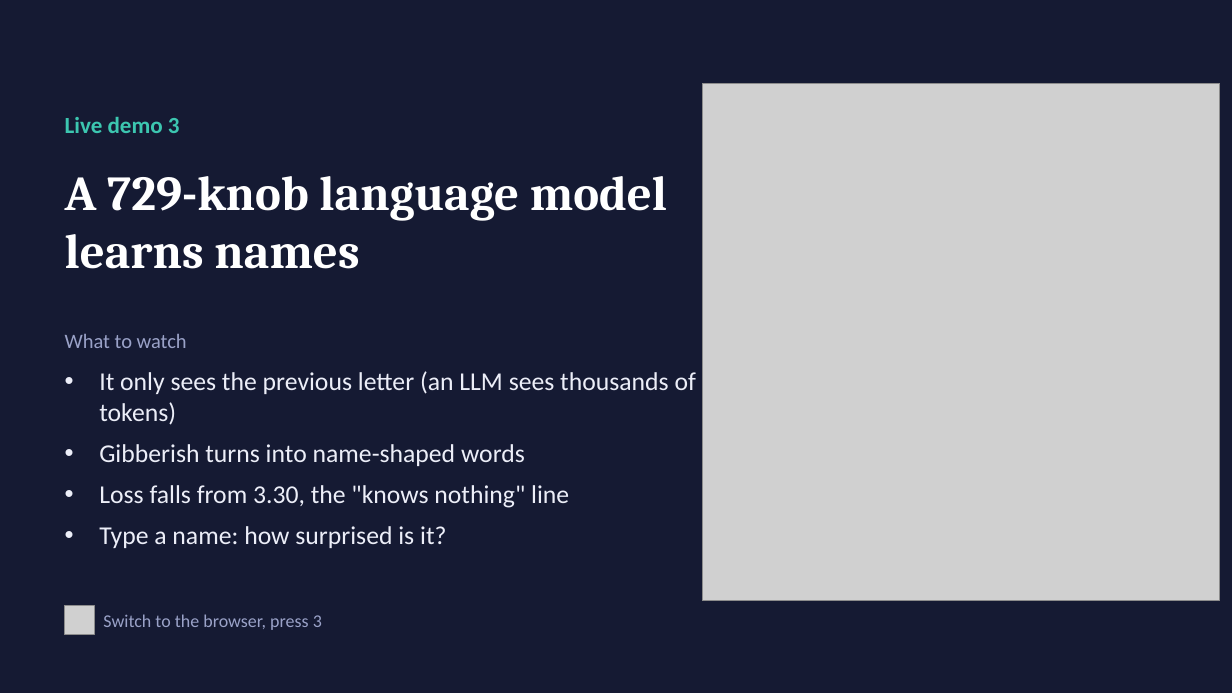
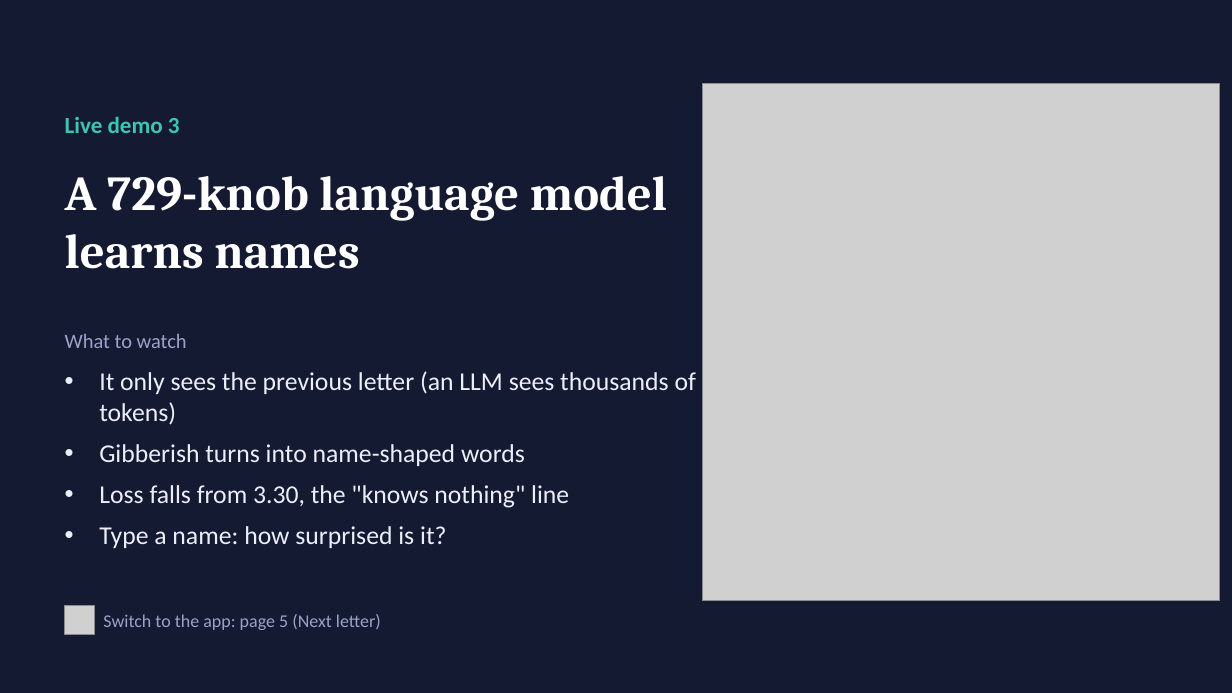
Before and after one commit to abhishek-marathe04/learning, a slide deck: slide 18 of ai_engineering/projects/neural-net/How-a-Neural-Network-Learns.pptx. Drawn at 1232x693 pixels with LibreOffice and Linux fonts; fonts in the diff are those of the drawing; grey boxes stand for pictures. Boxes give left, top, right and bottom in pixels: in the first picture for what was removed or moved away, otherwise in the second. Text is boxed around its words. In the diff, an @@ line names an element or a change of style, - is before the commit and + after.

```diff
--- a/ai_engineering/projects/neural-net/How-a-Neural-Network-Learns.pptx
+++ b/ai_engineering/projects/neural-net/How-a-Neural-Network-Learns.pptx
@@ text at <box>103,614,381,630</box>: text changed @@
-Switch to the browser, press 3
+Switch to the app: page 5 (Next letter)
```
Also in this commit, not shown: 3 other slides changed, 2 other files.
